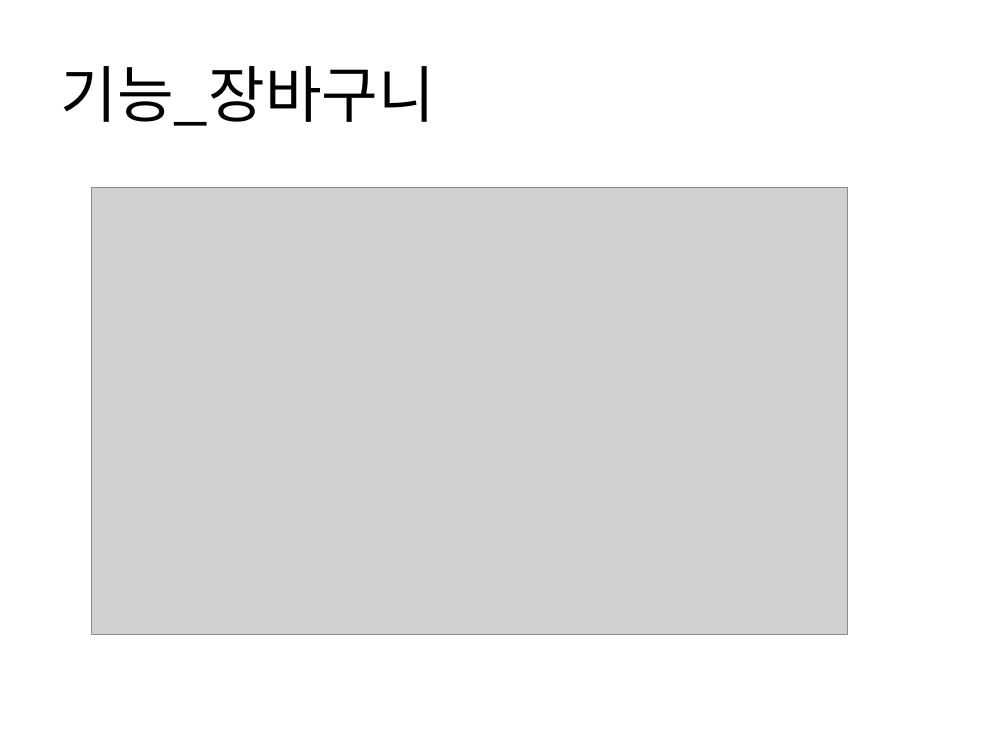
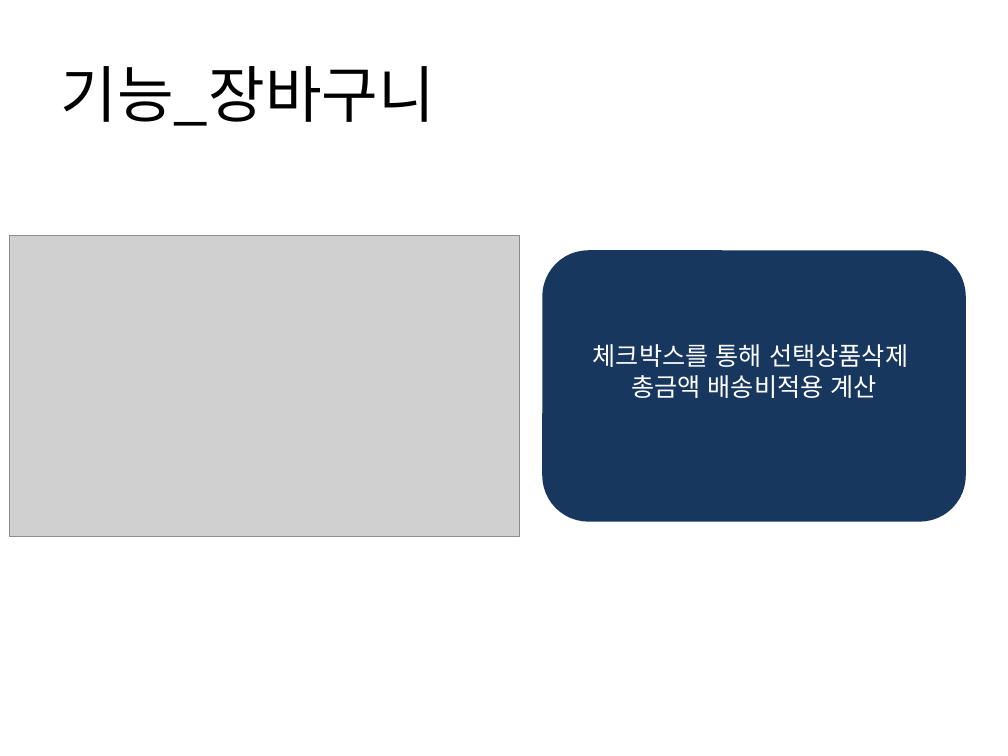
Before and after one commit to yeonjihyo/Leather, a slide deck: slide 18 of leather_last/JH Leather PPT.pptx. Drawn at 1008x756 pixels with LibreOffice and Linux fonts; fonts in the diff are those of the drawing; grey boxes stand for pictures. Boxes give left, top, right and bottom in pixels: in the first picture for what was removed or moved away, otherwise in the second. Text is boxed around its words. In the diff, an @@ line names an element or a change of style, - is before the commit and + after.

```diff
--- a/leather_last/JH Leather PPT.pptx
+++ b/leather_last/JH Leather PPT.pptx
@@ picture resized from (x1=92, y1=187, x2=848, y2=634) to (x1=9, y1=235, x2=519, y2=536) @@
@@ rounded rectangle added at (x1=543, y1=252, x2=964, y2=520), fill #17375E, outline #17375E 2 pt, 18 pt, text #FFFFFF @@
+체크박스를 통해 선택상품삭제
+총금액 배송비적용 계산
```
Also in this commit, not shown: 7 other slides changed, 1 slide removed.
